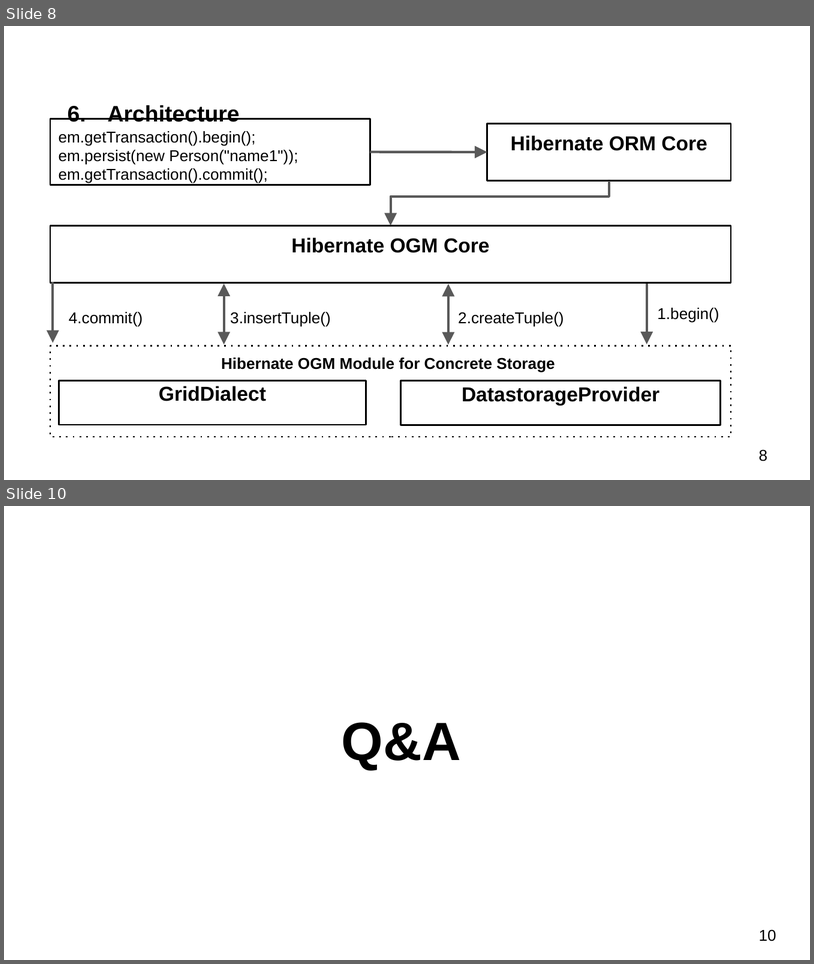
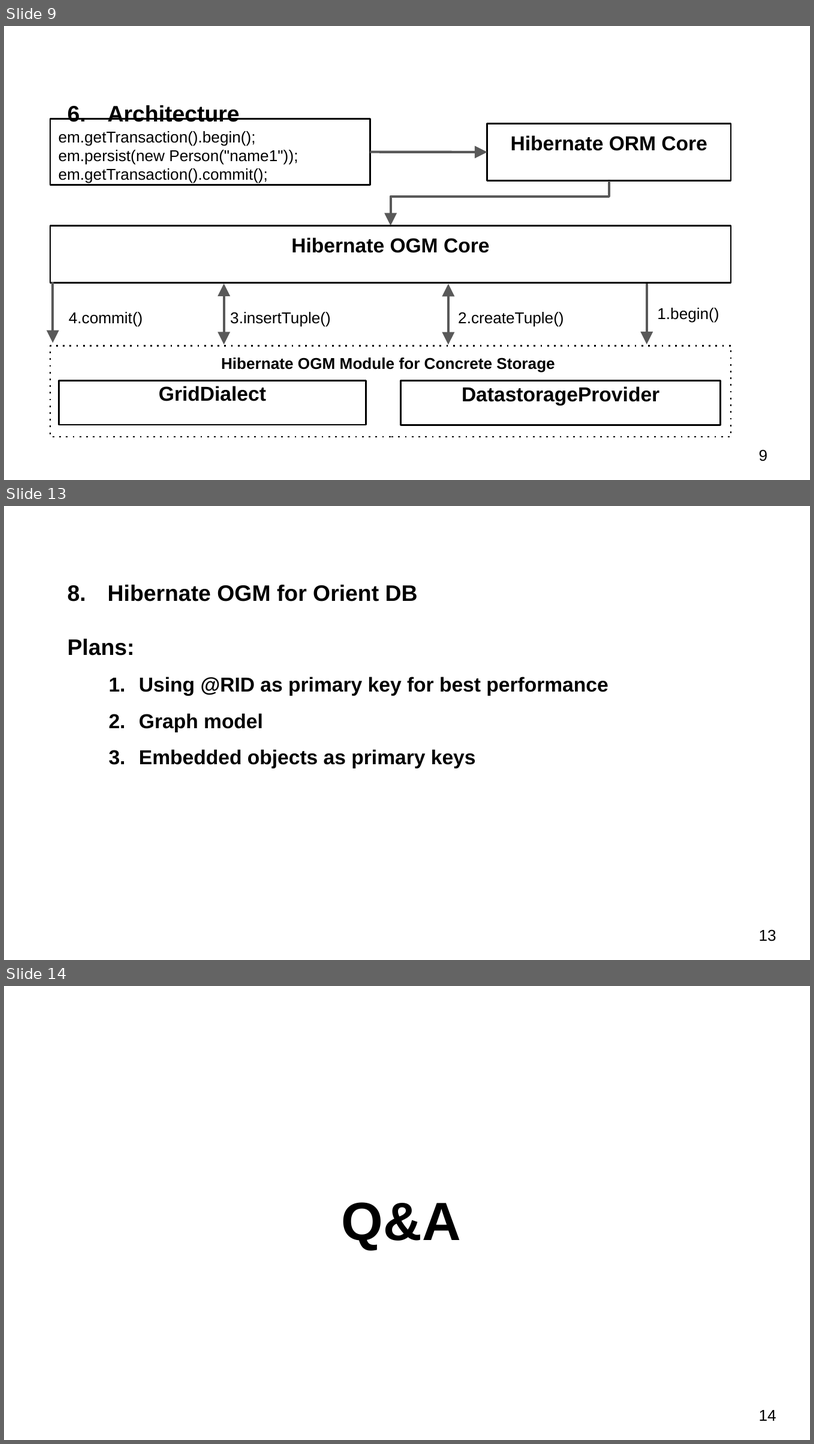
Before and after one commit to schernolyas/jpoint2017, a slide deck: presentation/jpoint2017.pptx. Shown one above the other, each under a label of ours: slides 8 and 10 before the commit, slides 9, 13 and 14 after it; the slides between them are not shown. The pictures are 814x964 and 814x1444 pixels, drawn with LibreOffice and Linux fonts; fonts in the diff are those of the drawing. Boxes give left, top, right and bottom in pixels: in the first picture for what was removed or moved away, otherwise in the second. Text is boxed around its words. In the diff, an @@ line names an element or a change of style, - is before the commit and + after.

```diff
--- a/presentation/jpoint2017.pptx
+++ b/presentation/jpoint2017.pptx
@@ slide 13 added at bbox=[4, 506, 810, 960], background #FFFFFF @@
@@ text added at bbox=[68, 585, 608, 768], 18 pt, text #000000, bold @@
+  8. Hibernate OGM for Orient DB
+  Plans:
+    1. Using @RID as primary key for best performance
+    2. Graph model
+    3. Embedded objects as primary keys
@@ page number added at bbox=[759, 929, 777, 941], 14 pt, text #000000 @@
+13
@@ what was slide 8 is now slide 9 @@
@@ page number at bbox=[759, 449, 768, 461]: text changed @@
-8
+9
@@ what was slide 10 is now slide 14 @@
@@ page number at bbox=[759, 1410, 777, 1420]: text changed @@
-10
+14
```
Also in this commit, not shown: 2 slides changed, 3 other slides added.
